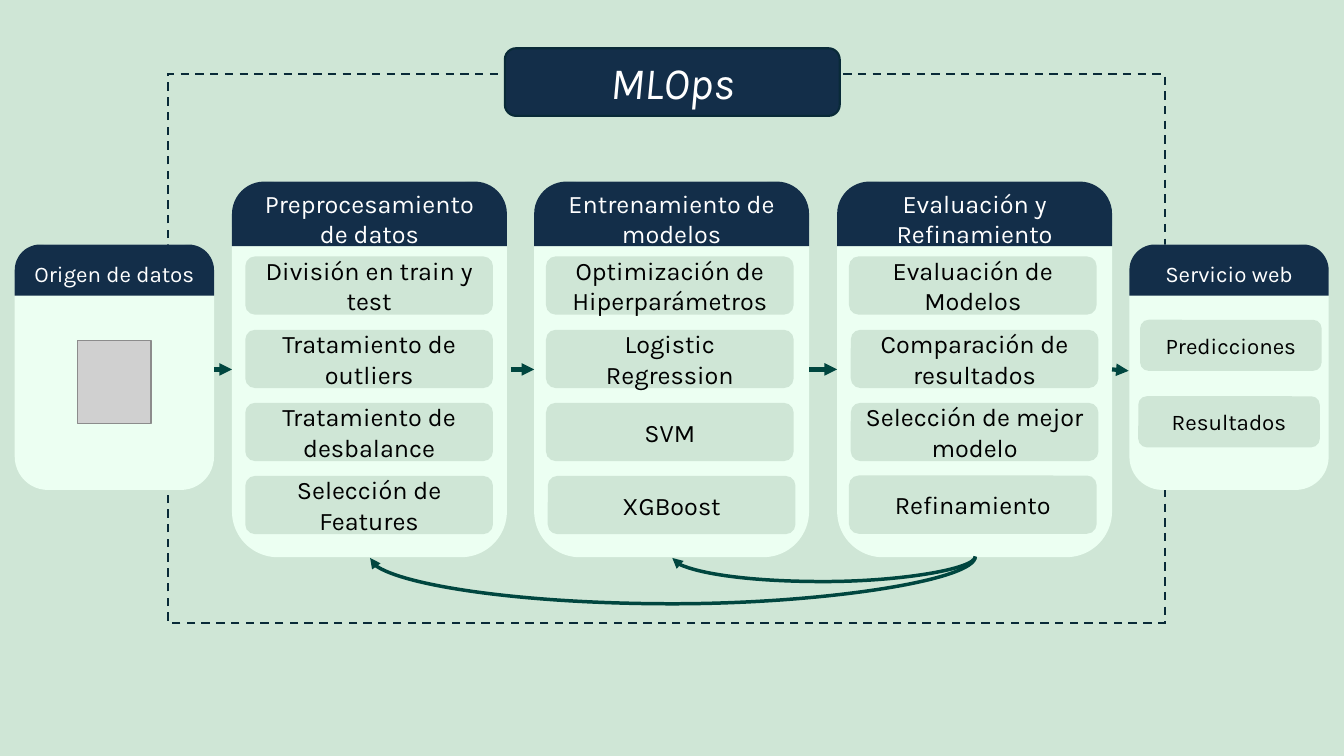
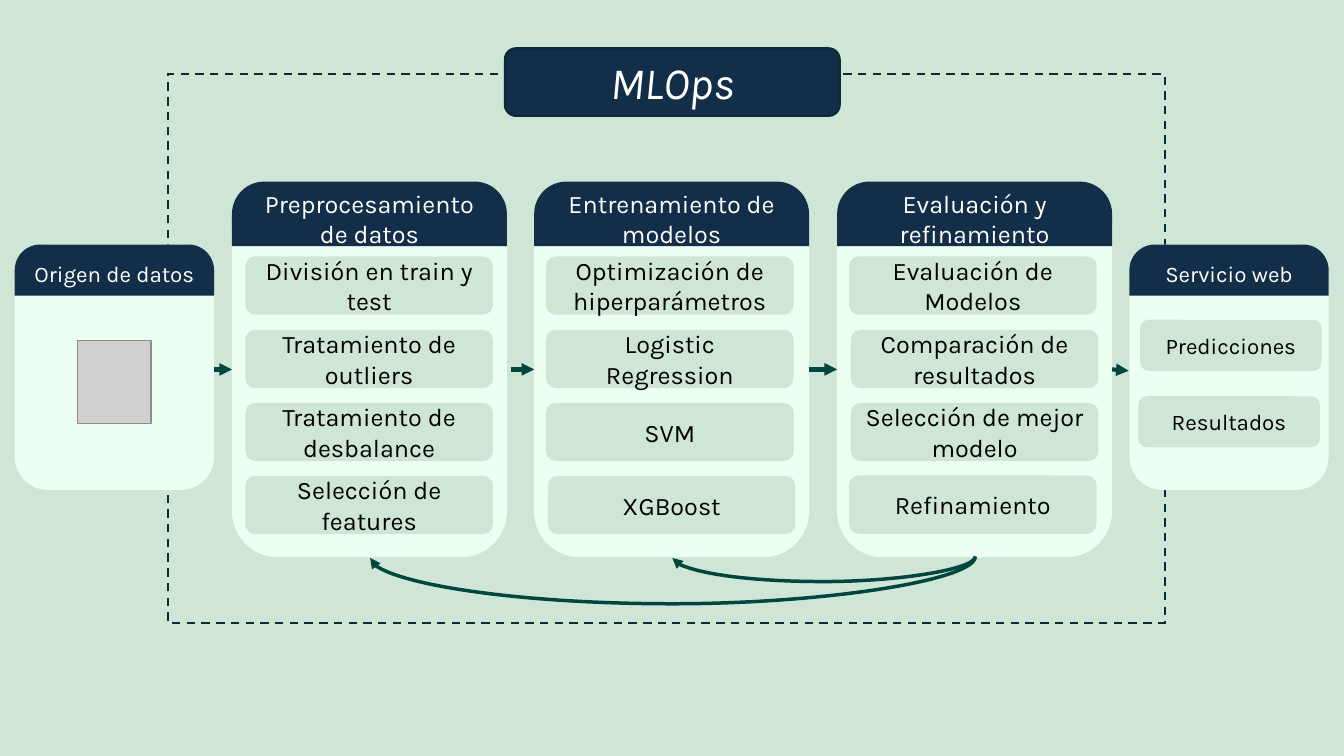
Before and after one commit to gasper-az/Plantilla-para-memoria, a slide deck: slide 10 of Otros docs/Diagrama componentes.pptx. Drawn at 1344x756 pixels with LibreOffice and Linux fonts; fonts in the diff are those of the drawing; grey boxes stand for pictures. Boxes give left, top, right and bottom in pixels: in the first picture for what was removed or moved away, otherwise in the second. Text is boxed around its words. In the diff, an @@ line names an element or a change of style, - is before the commit and + after.

```diff
--- a/Otros docs/Diagrama componentes.pptx
+++ b/Otros docs/Diagrama componentes.pptx
@@ text in round same rect at bbox=[900, 194, 1050, 250]: text changed @@
-Evaluación y Refinamiento
+Evaluación y refinamiento
@@ text in rounded rectangle at bbox=[573, 261, 766, 316]: text changed @@
-Optimización de Hiperparámetros
+Optimización de hiperparámetros
@@ text in rounded rectangle at bbox=[297, 480, 441, 531]: text changed @@
-Selección de Features
+Selección de features
```
Also in this commit, not shown: 2 other slides changed, 11 other files.
